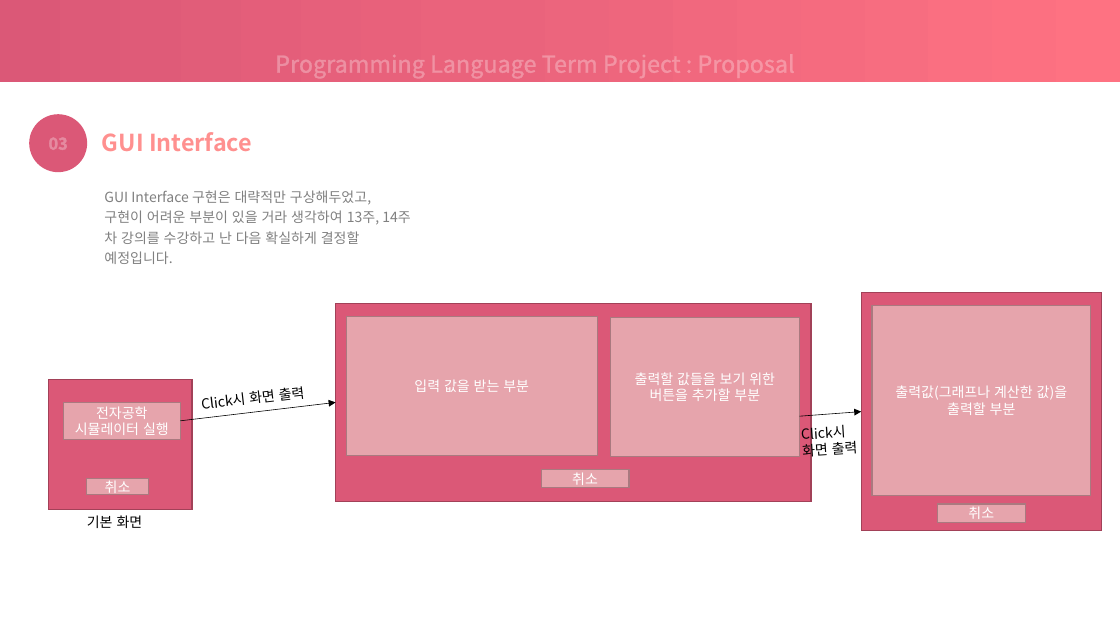
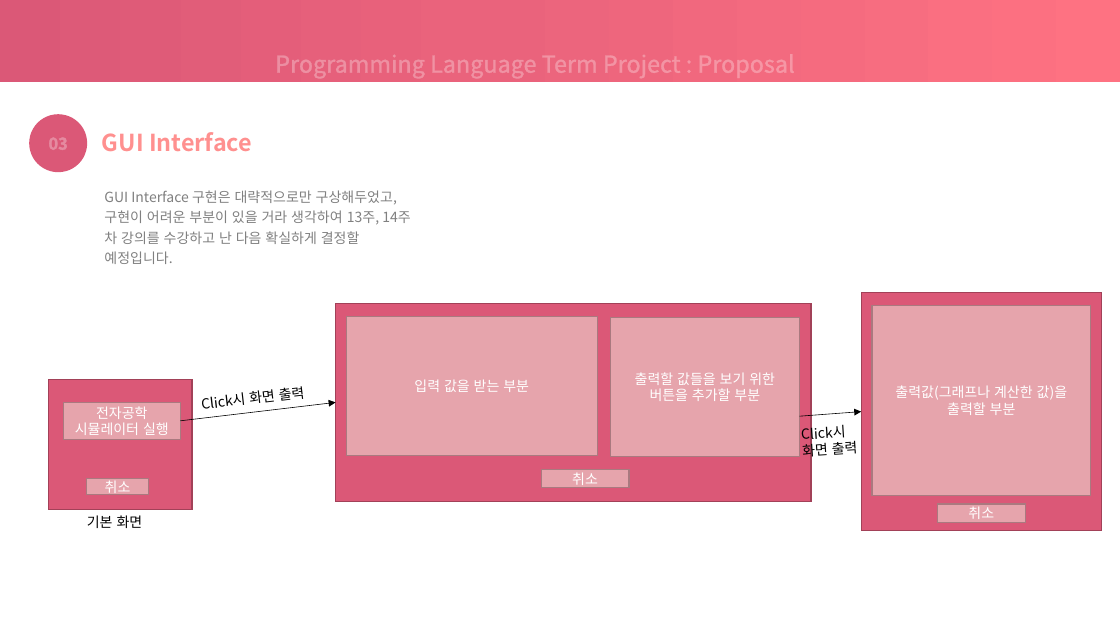
Before and after one commit to choeunyoung0208/silverzerowaterkite, a slide deck: slide 6 of 200605/Term project proposal - 21812009 조은영.pptx. Drawn at 1120x630 pixels with LibreOffice and Linux fonts; fonts in the diff are those of the drawing. Boxes give left, top, right and bottom in pixels: in the first picture for what was removed or moved away, otherwise in the second. Text is boxed around its words. In the diff, an @@ line names an element or a change of style, - is before the commit and + after.

```diff
--- a/200605/Term project proposal - 21812009 조은영.pptx
+++ b/200605/Term project proposal - 21812009 조은영.pptx
@@ text at [104,190,410,264]: text changed @@
-GUI Interface 구현은 대략적만 구상해두었고, 구현이 어려운 부분이 있을 거라 생각하여 13주, 14주 차 강의를 수강하고 난 다음 확실하게 결정할 예정입니다.
+GUI Interface 구현은 대략적으로만 구상해두었고, 구현이 어려운 부분이 있을 거라 생각하여 13주, 14주 차 강의를 수강하고 난 다음 확실하게 결정할 예정입니다.
```
